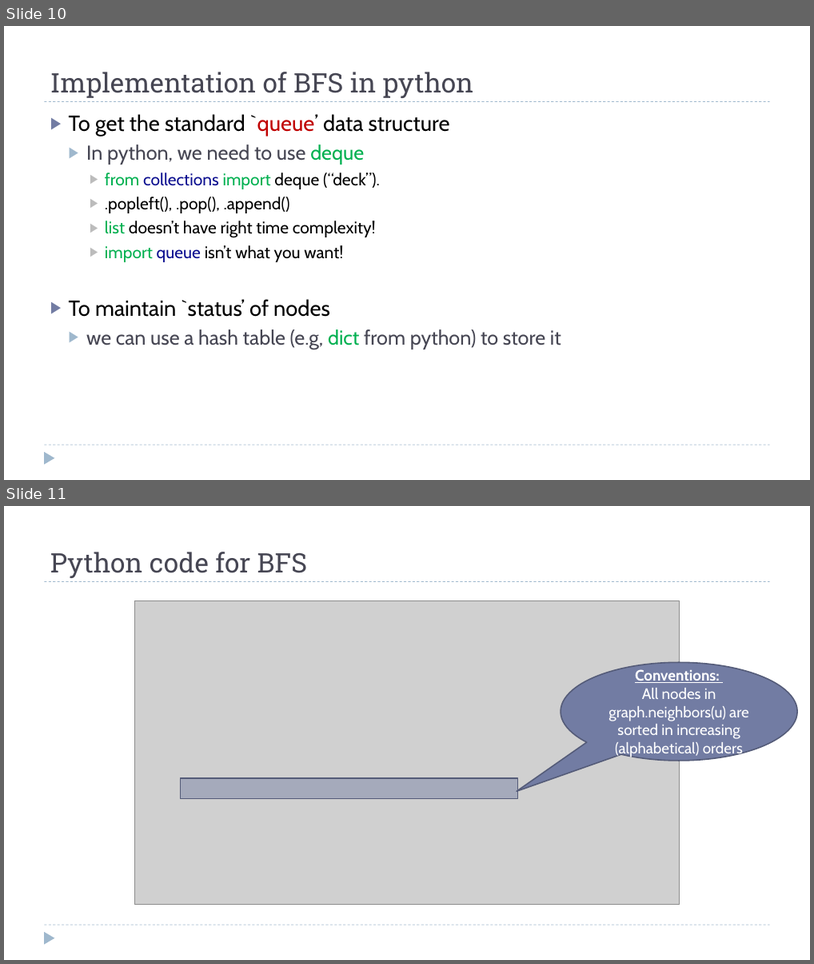
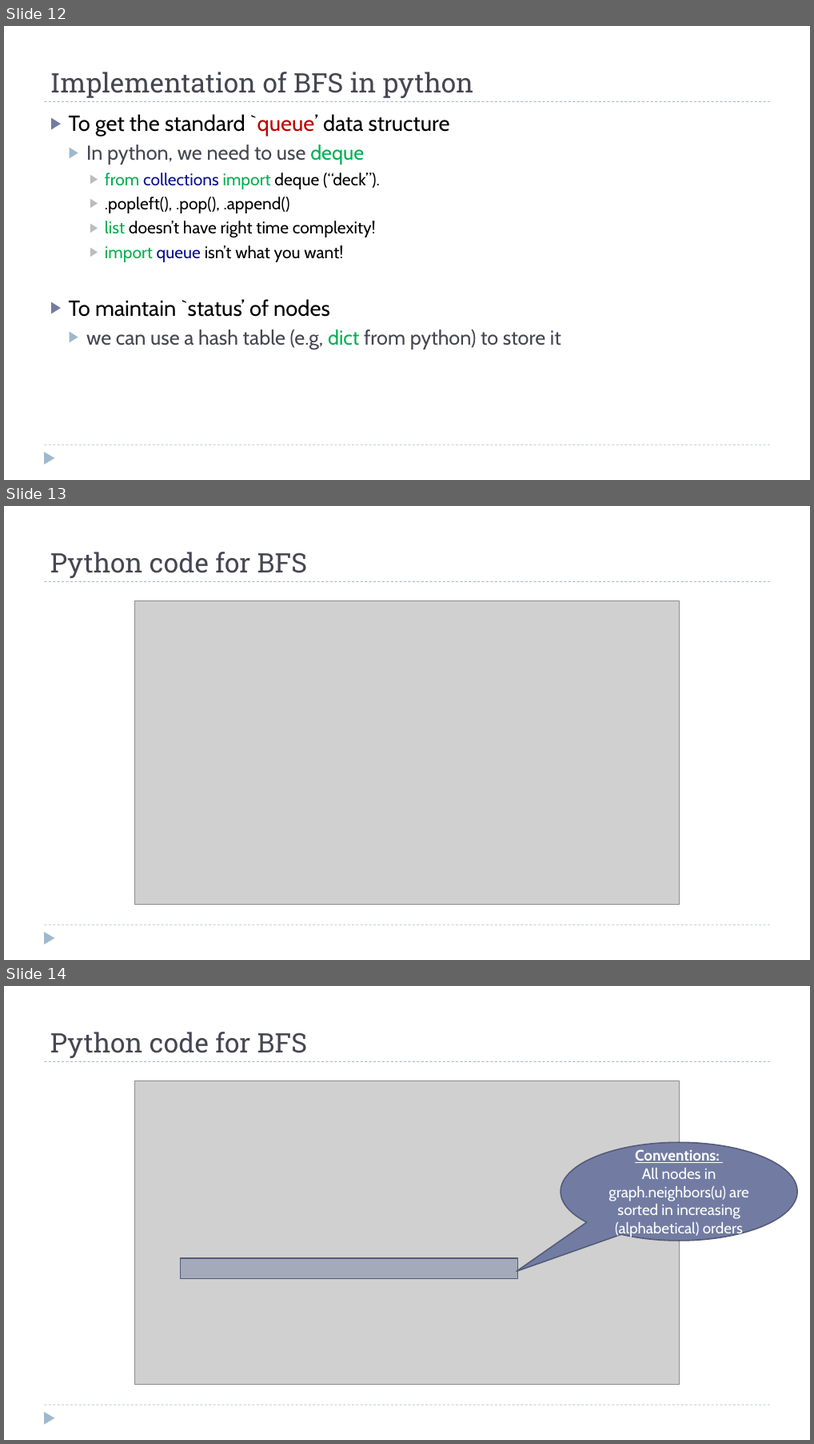
Before and after one commit to dsc-courses/dsc40b-2025-wi, a slide deck: materials/lectures/11-bfs-pt_I/slides.pptx. Shown one above the other, each under a label of ours: slides 10 and 11 before the commit, slides 12, 13 and 14 after it. The pictures are 814x964 and 814x1444 pixels, drawn with LibreOffice and Linux fonts; fonts in the diff are those of the drawing; grey boxes stand for pictures. Boxes give left, top, right and bottom in pixels: in the first picture for what was removed or moved away, otherwise in the second. Text is boxed around its words. In the diff, an @@ line names an element or a change of style, - is before the commit and + after.

```diff
--- a/materials/lectures/11-bfs-pt_I/slides.pptx
+++ b/materials/lectures/11-bfs-pt_I/slides.pptx
@@ slide 13 added at [4, 506, 810, 960], background #FFFFFF; not listed: 3 template elements that a slide beside it also shows @@
@@ title added at [50, 552, 307, 578], 32 pt, text #464653 @@
+Python code for BFS
@@ picture added at [135, 601, 680, 904] @@
@@ what was slide 10 is now slide 12 @@
@@ what was slide 11 is now slide 14 @@
```
Also in this commit, not shown: 2 slides changed, 7 other slides added, 22 other files.
